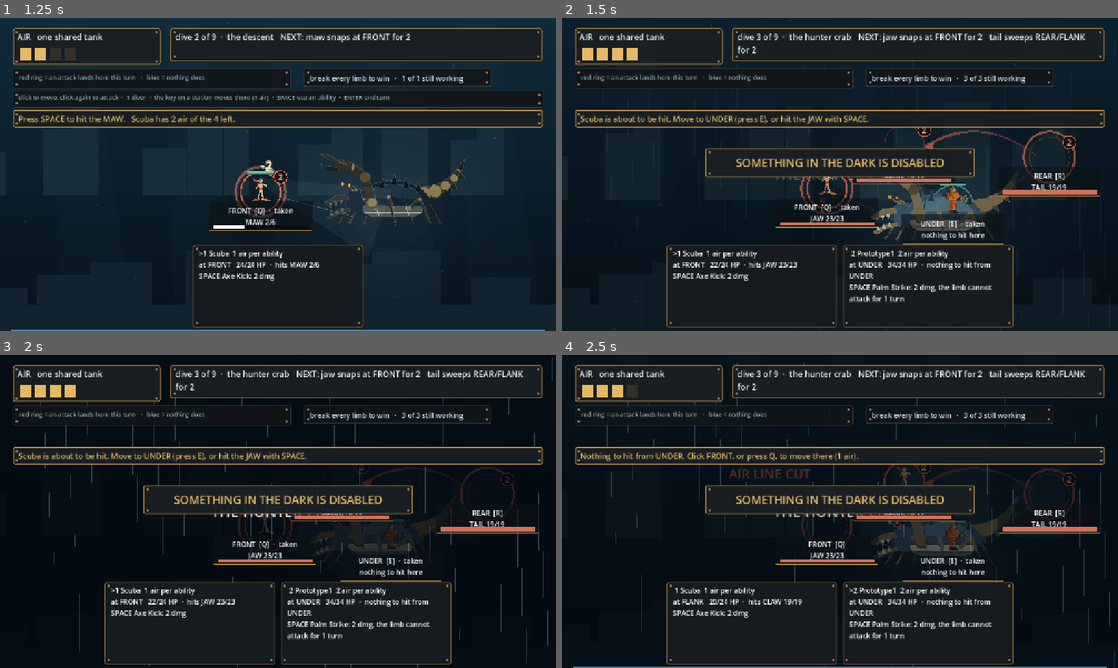
Above: before the commit, frames 1-4 (two rows, left to right).
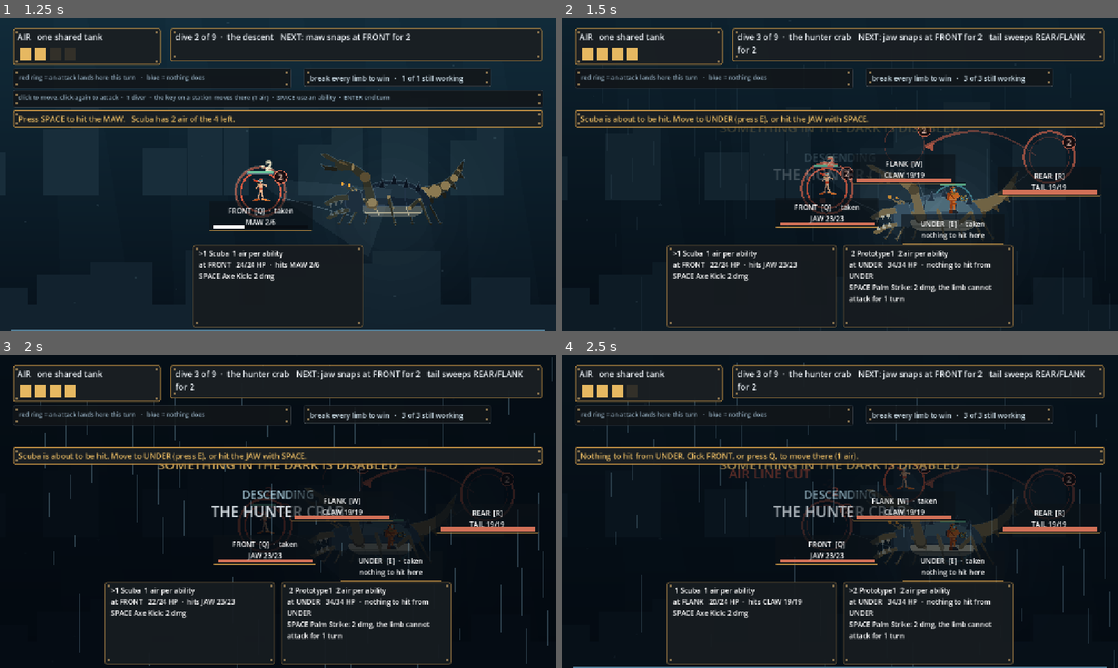
Above: after the commit, the same moments.

Repository: ImmortalDemonGod/salvage
Game: Godot game, scene res://game/main.tscn
Same seed, same stepped clock (60 frames per second), same inputs: the game is played once before the commit and once after it.
Inputs (mouse positions are in pixels of both pictures, inside the frame that each line leads up to):
- Up to frame 1 (1.25 s): tap Enter at 0.5 s; move the mouse to (400, 158) at 0.52 s; hold W from 0.53 s (still down); tap 1 at 0.6 s; click (400, 158) at 0.67 s; tap Space at 0.77 s
- Up to frame 2 (1.5 s): release W at 1.25 s; tap Enter at 1.25 s; drag from (728, 190) to (812, 237) at 1.27 s
- Up to frame 3 (2 s): no input
- Up to frame 4 (2.5 s): tap Enter at 2 s; move the mouse to (895, 442) at 2.02 s; hold W from 2.03 s (still down); tap 3 at 2.1 s

Frame 1 is identical in both runs. In frame 2, 2.0% of the frame differs, in the area x 25-75%, y 35-52%; in frame 3, 2.3%; in frame 4, 2.3%, in the area x 25-75%, y 34-52%.

Commit message:
win, sink, arrive: one moment instead of two overlapping ones
The banner was announcing the beat you just finished over the board of the
beat you just started, because the ladder advances on the winning blow.
The descent is precisely the gap between those two things, so the win is
announced there: you win, the screen goes dark, silt tears past, the kill
is named, then the next place is named underneath it.

That also deletes the panel I added an hour ago to fix the collision. The
collision was a symptom of putting the thing in the wrong place.

Diff:
--- a/game/main.gd
+++ b/game/main.gd
@@ -42,7 +42,6 @@
 var ui_tanks: Array = []
 var ui_log: Label
 var ui_step: Label
-var ui_won: Label
 var ui_intent: Label
 var ui_help: Label
 var ui_scene: Label
@@ -323,21 +322,6 @@
 	help_panel.add_theme_stylebox_override("panel", skin_quiet())
 	_rivet(help_panel)
 	add_child(help_panel)
-	var won_panel := Panel.new()
-	won_panel.name = "won_panel"
-	won_panel.size = Vector2(620, 66)
-	won_panel.position = Vector2(330, 300)
-	won_panel.add_theme_stylebox_override("panel", skin_primary())
-	_rivet(won_panel)
-	add_child(won_panel)
-	ui_won = Label.new()
-	ui_won.name = "label"
-	ui_won.set_anchors_preset(Control.PRESET_FULL_RECT)
-	ui_won.horizontal_alignment = HORIZONTAL_ALIGNMENT_CENTER
-	ui_won.vertical_alignment = VERTICAL_ALIGNMENT_CENTER
-	ui_won.add_theme_font_size_override("font_size", 26)
-	ui_won.add_theme_color_override("font_color", BRASS_LIT)
-	won_panel.add_child(ui_won)
 	var step_panel := Panel.new()
 	step_panel.name = "step_panel"
 	step_panel.size = Vector2(1220, 40)
@@ -647,9 +631,6 @@
 
 func _refresh() -> void:
 	_auto_select()
-	if ui_won != null:
-		ui_won.text = _won
-		ui_won.get_parent().visible = _won != ""
 	_stamp_title()
 	_voice()
 	_recent()
@@ -970,7 +951,7 @@
 		_dive = 1.7
 		_hud(false)
 		_won = ("%s IS DISABLED" % String(combat.enc.get("title", "the enemy")).to_upper()) if combat.outcome == "victory" else "THE SQUAD IS LOST"
-		_hold = 2.6
+		_hold = 1.7
 		run.advance()
 		combat = run.combat
 		selected = 0
@@ -1224,6 +1205,9 @@
 		var len: float = 30.0 + float(i % 5) * 26.0
 		draw_line(Vector2(x, y), Vector2(x, y + len), Color(0.62, 0.82, 0.92, 0.30 * fade), 2.0)
 	var b: Dictionary = run.current()
+	if _won != "":
+		draw_string(f, Vector2(w.x * 0.5 - 340.0, w.y * 0.46 - 68.0), _won,
+			HORIZONTAL_ALIGNMENT_CENTER, 680.0, 30, Color(0.90, 0.72, 0.38, fade))
 	draw_string(f, Vector2(w.x * 0.5 - 300.0, w.y * 0.46), "DESCENDING",
 		HORIZONTAL_ALIGNMENT_CENTER, 600.0, 26, Color(0.72, 0.86, 0.92, fade))
 	draw_string(f, Vector2(w.x * 0.5 - 300.0, w.y * 0.46 + 42.0), String(b.get("title", "")).to_upper(),
